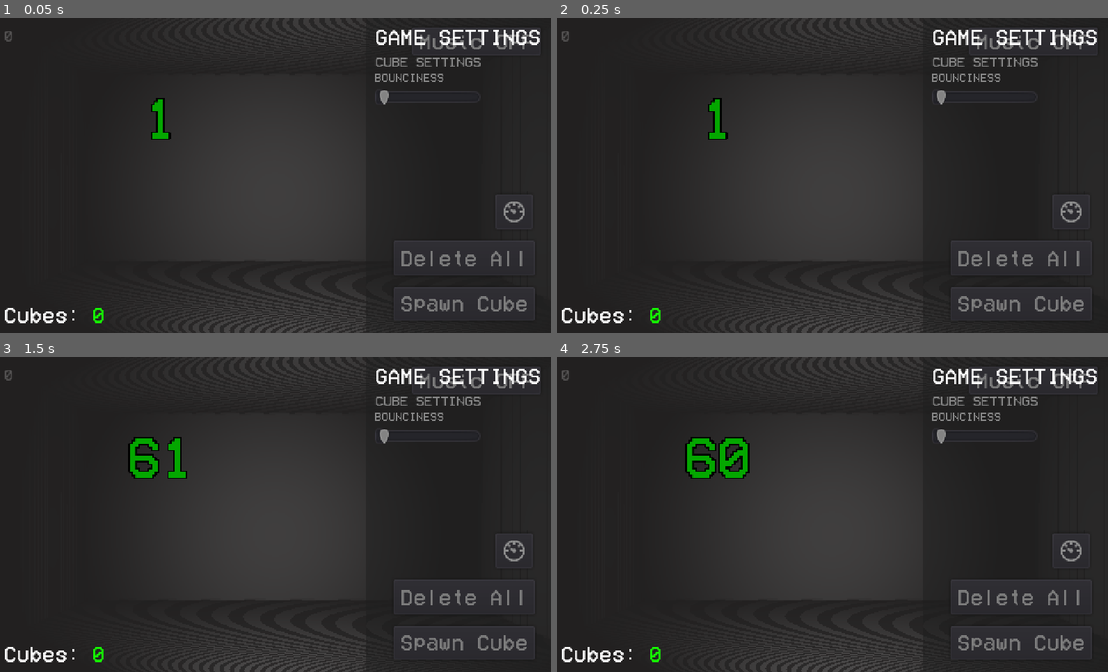
Above: before the commit, frames 1-4 (two rows, left to right).
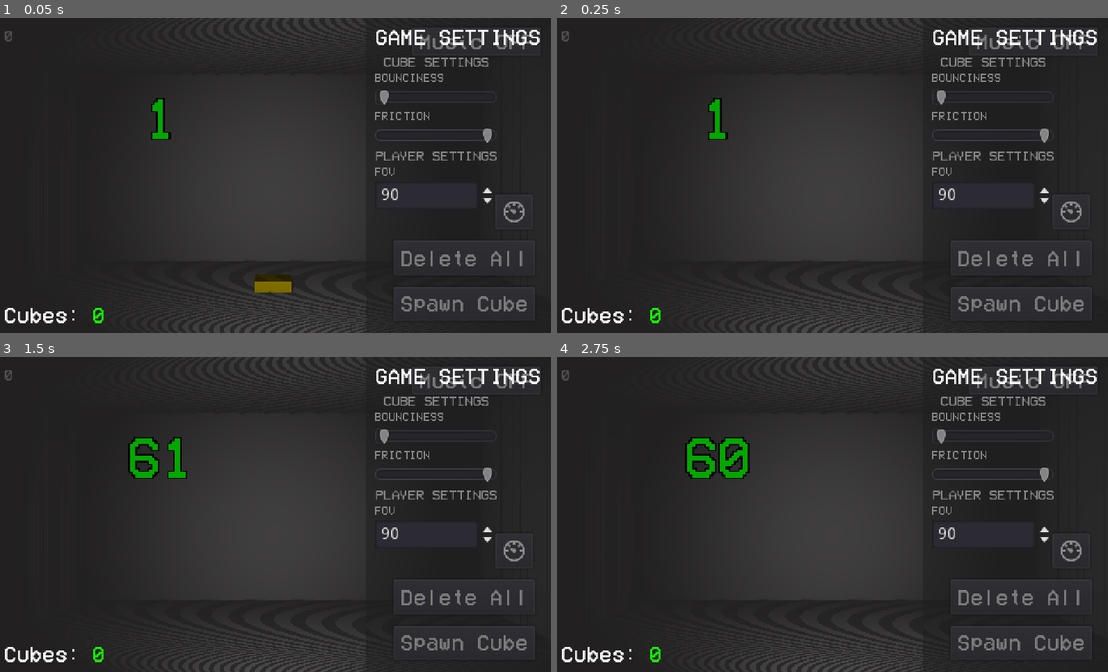
Above: after the commit, the same moments.

Repository: yaragirodev/vitaCubes
Game: Godot game, scene res://gui/settings/settings.tscn
Same seed, same stepped clock (60 frames per second), same inputs: the game is played once before the commit and once after it. This scene is started directly instead of the project's main scene.
Inputs (mouse positions are in pixels of both pictures, inside the frame that each line leads up to):
- Up to frame 1 (0.05 s): no input
- Up to frame 2 (0.25 s): no input
- Up to frame 3 (1.5 s): click "Spawn Cube" at 0.5 s; click (512, 549) at 1.25 s
- Up to frame 4 (2.75 s): click "Spawn Cube" at 2 s

The runs differ from the first frame. In frame 1, 1.3% of the frame differs, in the area x 46-91%, y 12-88%; in frame 2, 0.9%; in frame 3, 0.9%; in frame 4, 0.9%.

Commit message:
implementing settings part 2

Diff:
--- a/gui/settings/settings.tscn
+++ b/gui/settings/settings.tscn
@@ -42,11 +42,11 @@
 margin_bottom = 264.0
 
 [node name="VBoxContainer" type="VBoxContainer" parent="settingsHere"]
-margin_right = 91.0
-margin_bottom = 44.0
+margin_right = 105.0
+margin_bottom = 133.0
 
 [node name="cubeSettingsTitle" type="Label" parent="settingsHere/VBoxContainer"]
-margin_right = 91.0
+margin_right = 105.0
 margin_bottom = 11.0
 custom_colors/font_color = Color( 0.537255, 0.537255, 0.537255, 1 )
 custom_fonts/font = SubResource( 3 )
@@ -55,7 +55,7 @@
 
 [node name="bouncinessTITLE" type="Label" parent="settingsHere/VBoxContainer"]
 margin_top = 15.0
-margin_right = 91.0
+margin_right = 105.0
 margin_bottom = 24.0
 custom_colors/font_color = Color( 0.537255, 0.537255, 0.537255, 1 )
 custom_fonts/font = SubResource( 4 )
@@ -63,6 +63,46 @@
 
 [node name="bouncinessSlider" type="HSlider" parent="settingsHere/VBoxContainer"]
 margin_top = 28.0
-margin_right = 91.0
+margin_right = 105.0
 margin_bottom = 44.0
 max_value = 1.0
+
+[node name="frictionTITLE" type="Label" parent="settingsHere/VBoxContainer"]
+margin_top = 48.0
+margin_right = 105.0
+margin_bottom = 57.0
+custom_colors/font_color = Color( 0.537255, 0.537255, 0.537255, 1 )
+custom_fonts/font = SubResource( 4 )
+text = "FRICTION"
+
+[node name="frictionSlider" type="HSlider" parent="settingsHere/VBoxContainer"]
+margin_top = 61.0
+margin_right = 105.0
+margin_bottom = 77.0
+max_value = 1.0
+value = 1.0
+
+[node name="cubeSettingsTitle2" type="Label" parent="settingsHere/VBoxContainer"]
+margin_top = 81.0
+margin_right = 105.0
+margin_bottom = 92.0
+custom_colors/font_color = Color( 0.537255, 0.537255, 0.537255, 1 )
+custom_fonts/font = SubResource( 3 )
+text = "PLAYER SETTINGS"
+align = 1
+
+[node name="FOV_TITLE" type="Label" parent="settingsHere/VBoxContainer"]
+margin_top = 96.0
+margin_right = 105.0
+margin_bottom = 105.0
+custom_colors/font_color = Color( 0.537255, 0.537255, 0.537255, 1 )
+custom_fonts/font = SubResource( 4 )
+text = "FOV"
+
+[node name="fov_here" type="SpinBox" parent="settingsHere/VBoxContainer"]
+margin_top = 109.0
+margin_right = 105.0
+margin_bottom = 133.0
+min_value = 90.0
+max_value = 120.0
+value = 90.0
--- a/project.godot
+++ b/project.godot
@@ -21,6 +21,7 @@
 
 mainLvl="*res://scenes/main.tscn"
 globalData="*res://global/globalData.gd"
+Cube="*res://assets/cube/cube.tscn"
 
 [display]
 
--- a/scenes/mainMenuMainScript.gd
+++ b/scenes/mainMenuMainScript.gd
@@ -18,6 +18,9 @@
 
 	if OS.get_name() == "Windows":
 		versionLabel.text = 'win-' + str(globalData.current_ver)
+
+	if OS.get_name() == "Linux":
+		versionLabel.text = 'linux-' + str(globalData.current_ver)
 
 	# set splash
 	getAndSetRandomSplash()
Renamed: scenes/mainMenu.tscn -> scenes/MainMenu.tscn
